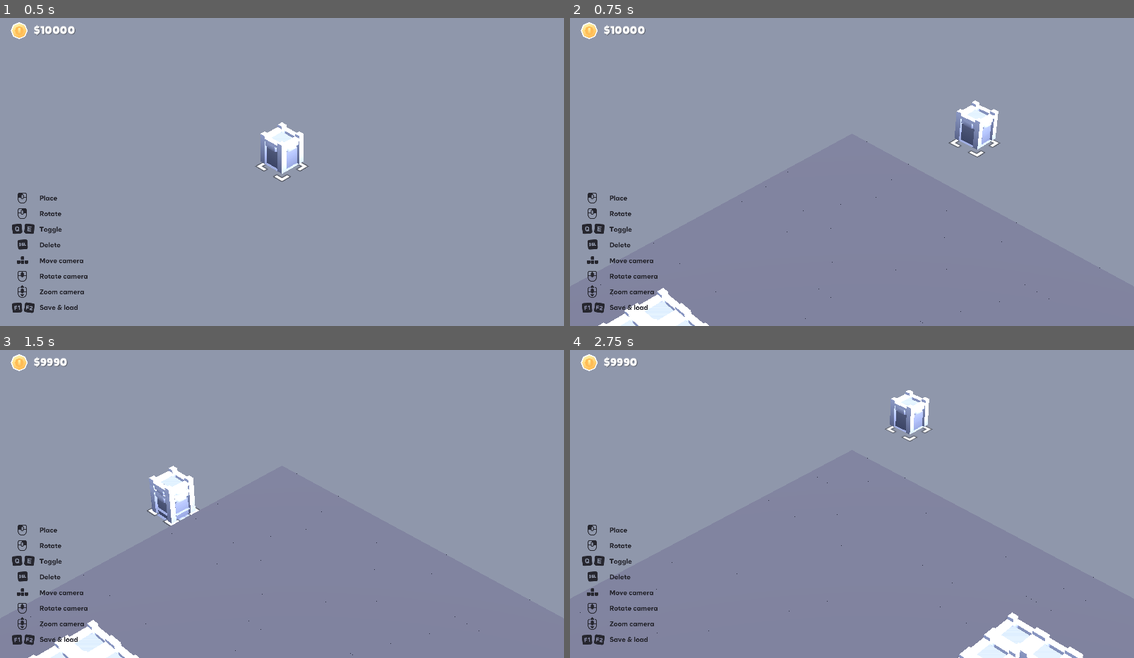
Above: before the commit, frames 1-4 (two rows, left to right).
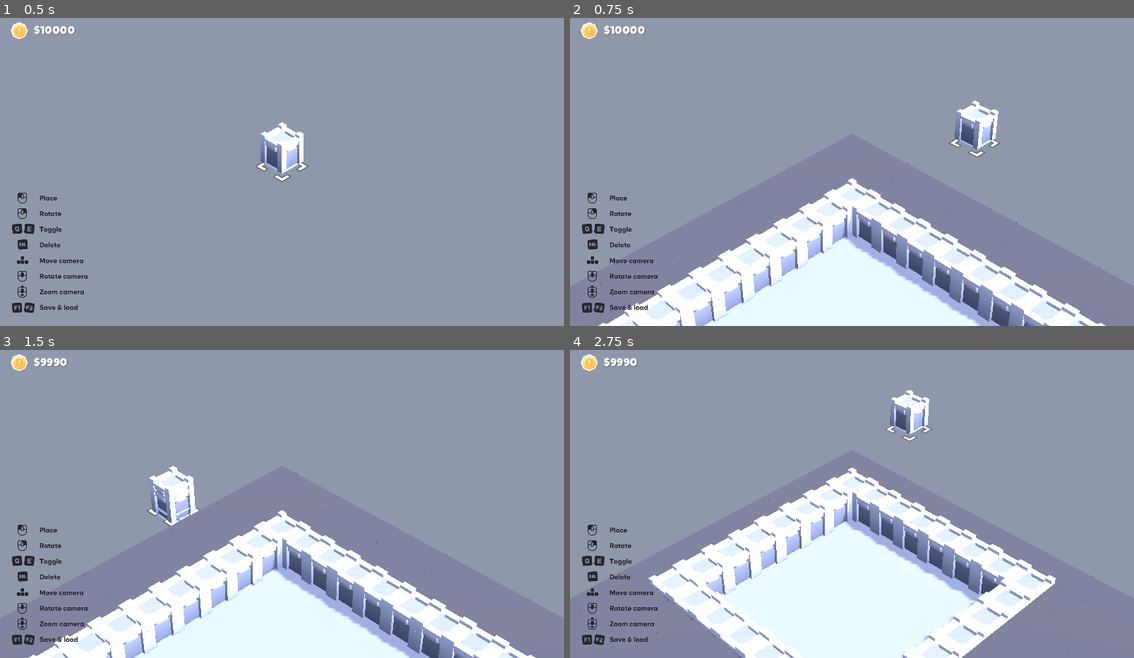
Above: after the commit, the same moments.

Repository: ufjf-gamelab/pcglab3d
Game: Godot game, scene res://scenes/main.tscn
The game is run twice, just before and just after one commit, with the same random seed, the same clock (stepped at 60 frames per second) and the same inputs.
Inputs (mouse positions are in pixels of both pictures, inside the frame that each line leads up to):
- Up to frame 1 (0.5 s): no input
- Up to frame 2 (0.75 s): tap Enter at 0.5 s; move the mouse to (976, 150) at 0.52 s; hold G (generate_dungeon) from 0.53 s (still down)
- Up to frame 3 (1.5 s): tap Space at 1.25 s; move the mouse to (169, 516) at 1.27 s; release G (generate_dungeon) at 1.28 s; click (169, 516) at 1.35 s
- Up to frame 4 (2.75 s): tap G (generate_dungeon) at 1.55 s; tap Enter at 2 s; move the mouse to (908, 430) at 2.02 s; hold G (generate_dungeon) from 2.03 s (still down); tap S (camera_back) at 2.1 s

Frame 1 is identical in both runs. In frame 2, 19% of the frame differs, in the area x 16-95%, y 51-100%; in frame 3, 19%; in frame 4, 28%, in the area x 13-91%, y 38-100%.

Commit message:
feat: adiciona salas em T e em cruz

Diff:
--- a/scripts/dungeon_generator.gd
+++ b/scripts/dungeon_generator.gd
@@ -5,74 +5,158 @@
 const SOLID_ID = 1
 const FLOOR_ID = 2
 
+const BORDER_MARGIN = 1 # Borda mínima do tile de chão
+const ATTEMPTS = 1000 # Número de tentativas de geração de salas
+
 # Gera N salas da dungeon
-func generate_dungeon(target_grid_map: GridMap, map_size: int = 40, room_count: int = 5):
+func generate_dungeon(target_grid_map: GridMap, map_size: int = 40, room_count: int = 8):
 	print("Gerando Dungeon...")
 
 	# Limpa todo o GridMap
 	target_grid_map.clear()
 
 	# Preenche o mapa todo com paredes de solo
-	fill_map_with_soil_wall(target_grid_map, map_size)
+	fill_map_with_solids(target_grid_map, map_size)
 
-	# Lista para guardar o retângulo das salas inseridas
-	var existing_rooms: Array[Rect2i] = []
+	# Lista para guardar as partes de salas já criadas
+	var existing_rects: Array[Rect2i] = []
 
 	var rooms_created = 0
 	var attempts = 0
-	var max_attempts = 100
 
 	# Tenta criar as N salas
-	while rooms_created < room_count and attempts < max_attempts:
-		var w = randi_range(6, 12)
-		var h = randi_range(6, 12)
-		var x = randi_range(2, map_size - w - 2)
-		var y = randi_range(2, map_size - h - 2)
+	while rooms_created < room_count and attempts < ATTEMPTS:
+		# Escolhe aleatoriamente um tipo de sala
+		var room_type = randi() % 3
+		var candidate_shape: Array[Rect2i] = []
 
-		var new_room_rect = Rect2i(x, y, w, h)
+		match room_type:
+			0: candidate_shape = create_rect_room(map_size)
+			1: candidate_shape = create_cross_room(map_size)
+			2: candidate_shape = create_t_room(map_size)
 
-		#  Verifica 'colisão' entre salas
-		var has_collision = false
-		for other_room in existing_rooms:
-			# Verifica se as salas têm pelo menos uma parede de solo entre si
-			if new_room_rect.grow(1).intersects(other_room):
-				has_collision = true
-				break
+		# Verifica 'colisão' entre salas e limites do mapa
+		if is_shape_valid(candidate_shape, existing_rects, map_size):
+			# Cria a sala
+			create_shape(target_grid_map, candidate_shape)
 
-		if has_collision:
+			# Adiciona sala no Array de salas existentes
+			existing_rects.append_array(candidate_shape)
+			rooms_created += 1
+		else:
 			attempts += 1
-			continue
-
-		# Cria a sala
-		create_room(target_grid_map, new_room_rect)
-
-		# Adiciona sala no Array de salas existentes
-		existing_rooms.append(new_room_rect)
-		rooms_created += 1
 
 	if rooms_created < room_count:
-		print("Aviso: ", rooms_created, " salas foram criadas em ", max_attempts, " tentativas.")
+		print("Aviso: ", rooms_created, " salas foram criadas em ", ATTEMPTS, " tentativas.")
 	else:
 		print("Todas as ", room_count, " foram criadas.")
 
-# Preenche o mapa com paredes de solo
-func fill_map_with_soil_wall(grid: GridMap, size: int):
+	# Cria paredes 'internas'
+	add_room_walls(target_grid_map, map_size)
+
+# Cria sala retangular
+func create_rect_room(map_size: int) -> Array[Rect2i]:
+	var w = randi_range(6, 12)
+	var h = randi_range(6, 12)
+	var x = randi_range(BORDER_MARGIN, map_size - w - BORDER_MARGIN)
+	var y = randi_range(BORDER_MARGIN, map_size - h - BORDER_MARGIN)
+
+	return [Rect2i(x, y, w, h)]
+
+# Cria sala em cruz
+func create_cross_room(map_size: int) -> Array[Rect2i]:
+	# Define largura e comprimento
+	var long_side = randi_range(10, 14)
+	var thickness = randi_range(4, 6)
+
+	# Ponto central
+	var cx = randi_range(6, map_size - 6)
+	var cy = randi_range(6, map_size - 6)
+
+	# Retângulo horizontal
+	var rect_h = Rect2i(cx - int(long_side/2.0), cy - int(thickness/2.0), long_side, thickness)
+
+	# Retângulo vertical
+	var rect_v = Rect2i(cx - int(thickness/2.0), cy - int(long_side/2.0), thickness, long_side)
+
+	return [rect_h, rect_v]
+
+# Cria sala em T
+func create_t_room(map_size: int) -> Array[Rect2i]:
+	var top_w = randi_range(10, 14) # Largura do retangulo superior
+	var top_h = randi_range(4, 6)   # Altura do retangulo superior
+	var stem_w = randi_range(4, 6)  # Largura do retangulo central
+	var stem_h = randi_range(6, 10) # Altura do retangulo central
+
+	# Ponto superior esquerdo do retangulo superior
+	var tx = randi_range(4, map_size - top_w - 4)
+	var ty = randi_range(4, map_size - (top_h + stem_h) - 4)
+
+	var rect_top = Rect2i(tx, ty, top_w, top_h)
+
+	# Ponto do meio do retangulo superior
+	var stem_x = tx + int(top_w / 2.0) - int(stem_w / 2.0)
+	var stem_y = ty + int(top_h / 2.0)
+
+	var rect_stem = Rect2i(stem_x, stem_y, stem_w, stem_h)
+
+	return [rect_top, rect_stem]
+
+# Verifica se o formato/posição é válido
+func is_shape_valid(new_shape: Array[Rect2i], existing_shapes: Array[Rect2i], map_size: int) -> bool:
+	for part in new_shape:
+		# Verifica se está nos limites do mapa
+		if part.position.x < BORDER_MARGIN or part.position.y < BORDER_MARGIN:
+			return false
+		if part.end.x > map_size - BORDER_MARGIN or part.end.y > map_size - BORDER_MARGIN:
+			return false
+
+		# Verifica colisão com outras salas
+		for other in existing_shapes:
+			# Garante pelo menos 2 blocos de parede entre o chão de salas diferentes
+			if part.grow(2).intersects(other):
+				return false
+	return true
+
+# Cria sala no GridMap
+func create_shape(grid: GridMap, shape: Array[Rect2i]):
+	for rect in shape:
+		# Preenche com chão
+		for x in range(rect.position.x, rect.end.x):
+			for z in range(rect.position.y, rect.end.y):
+				grid.set_cell_item(Vector3i(x, 0, z), FLOOR_ID)
+
+func fill_map_with_solids(grid: GridMap, size: int):
 	for x in range(size):
 		for z in range(size):
 			grid.set_cell_item(Vector3i(x, 0, z), SOLID_ID)
 
-# Cria sala no GridMap
-func create_room(grid: GridMap, rect: Rect2i):
-	for x in range(rect.position.x, rect.end.x):
-		for z in range(rect.position.y, rect.end.y):
+# Adiciona paredes internas
+func add_room_walls(grid: GridMap, size: int):
+	for x in range(size):
+		for z in range(size):
 			var pos = Vector3i(x, 0, z)
+			var id = grid.get_cell_item(pos)
 
-			var is_left = (x == rect.position.x)
-			var is_right = (x == rect.end.x - 1)
-			var is_top = (z == rect.position.y)
-			var is_bottom = (z == rect.end.y - 1)
+			# Se é um bloco preto e tem chão em volta, vira parede
+			if id == SOLID_ID:
+				if is_touching_floor(grid, x, z):
+					grid.set_cell_item(pos, WALL_ID)
 
-			if is_left or is_right or is_top or is_bottom:
-				grid.set_cell_item(pos, WALL_ID)
-			else:
-				grid.set_cell_item(pos, FLOOR_ID)
+func is_touching_floor(grid: GridMap, x: int, z: int) -> bool:
+	# Percorre de x-1 até x+1 e z-1 até z+1
+	for offset_x in [-1, 0, 1]:
+		for offset_z in [-1, 0, 1]:
+
+			# Pula a checagem do próprio bloco central (0,0)
+			if offset_x == 0 and offset_z == 0:
+				continue
+
+			var neighbor_pos = Vector3i(x + offset_x, 0, z + offset_z)
+			var neighbor_id = grid.get_cell_item(neighbor_pos)
+
+			# Se algum vizinho for chão, retorna verdadeiro
+			if neighbor_id == FLOOR_ID:
+				return true
+
+	return false
